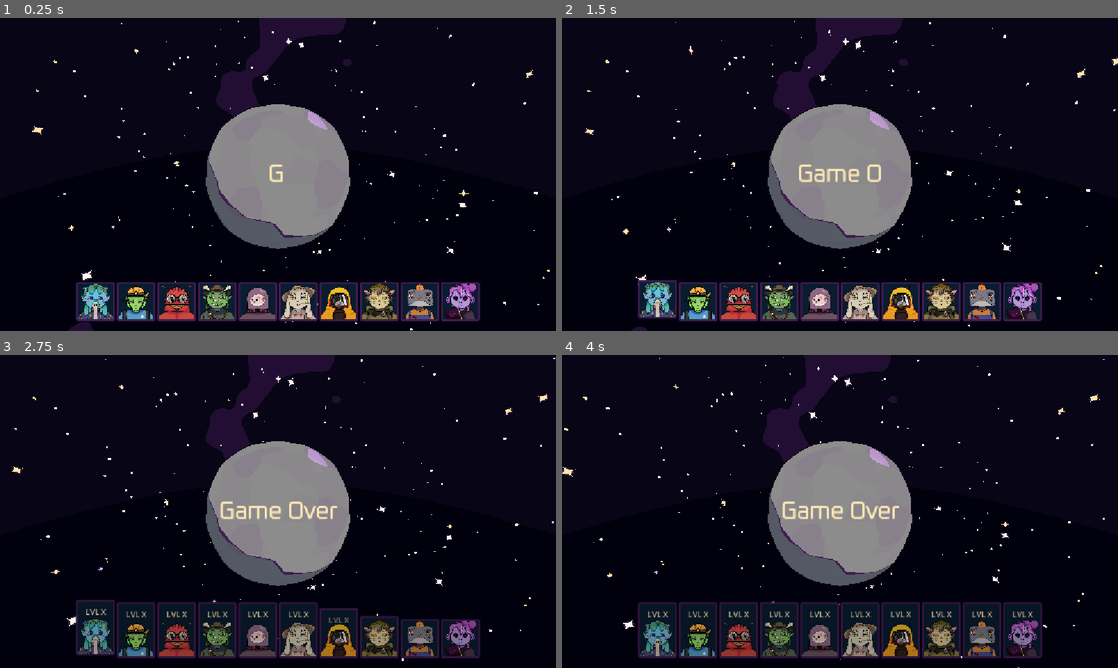
Above: before the commit, frames 1-4 (two rows, left to right).
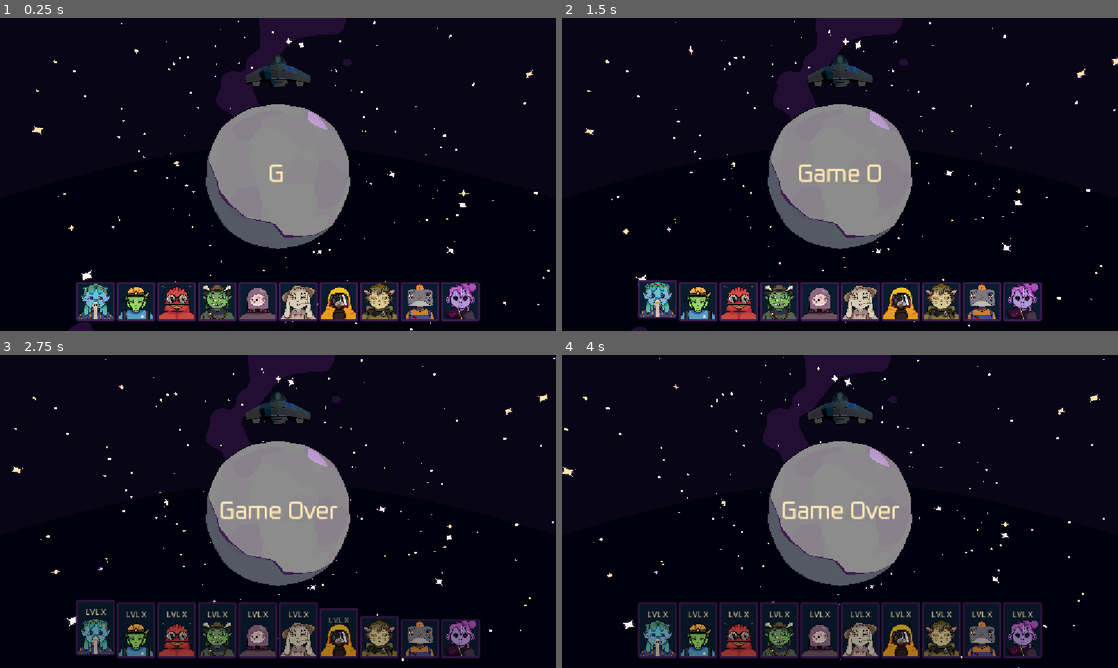
Above: after the commit, the same moments.

Repository: thepunkoff/alienshift
Game: Godot game, scene res://scenes/game.tscn
The game is run twice, just before and just after one commit, with the same random seed, the same clock (stepped at 60 frames per second) and the same inputs.
Inputs (mouse positions are in pixels of both pictures, inside the frame that each line leads up to):
- Up to frame 1 (0.25 s): no input
- Up to frame 2 (1.5 s): click (656, 302) at 0.52 s; click (656, 299) at 1.27 s
- Up to frame 3 (2.75 s): click (94, 636) at 2.02 s
- Up to frame 4 (4 s): move the mouse to (962, 495) at 2.77 s; move the mouse to (728, 527) at 3.52 s

The runs differ from the first frame. In frame 1, 0.6% of the frame differs, in the area x 44-56%, y 11-22%; in frame 2, 0.6%; in frame 3, 0.6%; in frame 4, 0.6%.

Commit message:
hover component + ship textures

Diff:
--- a/models/Material.tres
+++ b/models/Material.tres
@@ -8,3 +8,5 @@
 cull_mode = 2
 albedo_texture = ExtResource("1_1p41v")
 roughness = 0.0
+emission_enabled = true
+emission_texture = ExtResource("1_1p41v")
--- a/models/bomb_clouds_mat.tres
+++ b/models/bomb_clouds_mat.tres
@@ -8,3 +8,5 @@
 cull_mode = 2
 albedo_texture = ExtResource("1_nqrsp")
 roughness = 0.0
+emission_enabled = true
+emission_texture = ExtResource("1_nqrsp")
--- a/models/climate_mat.tres
+++ b/models/climate_mat.tres
@@ -8,3 +8,5 @@
 cull_mode = 2
 albedo_texture = ExtResource("1_0l3ok")
 roughness = 0.0
+emission_enabled = true
+emission_texture = ExtResource("1_0l3ok")
--- a/models/construction_mat.tres
+++ b/models/construction_mat.tres
@@ -7,3 +7,5 @@
 transparency = 4
 cull_mode = 2
 albedo_texture = ExtResource("1_67v3y")
+emission_enabled = true
+emission_texture = ExtResource("1_67v3y")
--- a/models/crystal_mat.tres
+++ b/models/crystal_mat.tres
@@ -8,3 +8,5 @@
 cull_mode = 2
 albedo_texture = ExtResource("1_iu887")
 roughness = 0.5
+emission_enabled = true
+emission_texture = ExtResource("1_iu887")
--- a/models/enrichment_mat.tres
+++ b/models/enrichment_mat.tres
@@ -7,3 +7,5 @@
 transparency = 4
 cull_mode = 2
 albedo_texture = ExtResource("1_lbp2h")
+emission_enabled = true
+emission_texture = ExtResource("1_lbp2h")
--- a/models/live_mat.tres
+++ b/models/live_mat.tres
@@ -8,3 +8,5 @@
 cull_mode = 2
 albedo_texture = ExtResource("1_iuywt")
 roughness = 0.5
+emission_enabled = true
+emission_texture = ExtResource("1_iuywt")
--- a/models/purifying_material.tres
+++ b/models/purifying_material.tres
@@ -8,3 +8,5 @@
 cull_mode = 2
 albedo_texture = ExtResource("1_w0bbk")
 roughness = 0.0
+emission_enabled = true
+emission_texture = ExtResource("1_w0bbk")
--- a/models/pvo_mat.tres
+++ b/models/pvo_mat.tres
@@ -7,3 +7,5 @@
 transparency = 4
 cull_mode = 2
 albedo_texture = ExtResource("1_vhsuc")
+emission_enabled = true
+emission_texture = ExtResource("1_vhsuc")
--- a/models/relief_mat.tres
+++ b/models/relief_mat.tres
@@ -8,3 +8,5 @@
 cull_mode = 2
 albedo_texture = ExtResource("1_8xf6g")
 roughness = 0.5
+emission_enabled = true
+emission_texture = ExtResource("1_8xf6g")
--- a/models/summon_mat.tres
+++ b/models/summon_mat.tres
@@ -7,3 +7,5 @@
 transparency = 4
 cull_mode = 2
 albedo_texture = ExtResource("1_d8r4d")
+emission_enabled = true
+emission_texture = ExtResource("1_d8r4d")
--- a/scenes/game.tscn
+++ b/scenes/game.tscn
@@ -20,6 +20,7 @@
 [ext_resource type="Texture2D" uid="uid://b0fiayaotjtij" path="res://graphics/relief.png" id="18_bhx41"]
 [ext_resource type="FontFile" uid="uid://b5g7e7xq8d4wn" path="res://fonts/Oxanium-VariableFont_wght.ttf" id="19_264po"]
 [ext_resource type="Texture2D" uid="uid://t0lctbvoqgnn" path="res://graphics/summon.png" id="19_qnb83"]
+[ext_resource type="PackedScene" uid="uid://b6yqr867tnihq" path="res://scenes/ships/ship_climate.tscn" id="21_37s47"]
 
 [sub_resource type="ArrayMesh" id="ArrayMesh_gee14"]
 resource_name = "planet_Cube_001"
@@ -285,4 +286,7 @@
 visible_characters = 0
 visible_ratio = 0.0
 
+[node name="ShipClimate" parent="." unique_id=1547168477 instance=ExtResource("21_37s47")]
+transform = Transform3D(1, 0, 0, 0, 1, 0, 0, 0, 1, 0, 5.3250427, 0)
+
 [editable path="planet2"]
--- /dev/null
+++ b/scenes/hover.tscn
@@ -0,0 +1,7 @@
+[gd_scene format=3 uid="uid://cgj4s4dhuihid"]
+
+[ext_resource type="Script" uid="uid://dv8j2rccmrf2q" path="res://scripts/hover.gd" id="1_2fykw"]
+
+[node name="Hover" type="Node" unique_id=1829011034 node_paths=PackedStringArray("target")]
+script = ExtResource("1_2fykw")
+target = NodePath("")
--- a/scenes/ships/ship_summon.tscn
+++ b/scenes/ships/ship_summon.tscn
@@ -82,7 +82,7 @@
 mix_mode = 1
 
 [sub_resource type="AnimationNodeBlendTree" id="AnimationNodeBlendTree_3mar0"]
-graph_offset = Vector2(-756.0979, -60.97249)
+graph_offset = Vector2(-770.6765, -28.83879)
 nodes/Animation/node = SubResource("AnimationNodeAnimation_3njwo")
 nodes/Animation/position = Vector2(-460, 40)
 "nodes/Animation 2/node" = SubResource("AnimationNodeAnimation_1up5q")
--- /dev/null
+++ b/scripts/hover.gd
@@ -0,0 +1,40 @@
+extends Node
+
+
+@export var target: Node3D
+@export var radius: float = 0.3
+@export var max_rotation_weight: float = 0.2
+
+var last_pos: Vector3
+var last_pos_ready: bool = false
+
+func _ready() -> void:
+	while true:
+		var x: float = randf_range(-radius, radius)
+		var y: float = randf_range(-radius, radius)
+		var z: float = randf_range(-radius, radius)
+		var pos = Vector3(x, y, z).normalized() * pow(randf(), 1. / 3.) * radius
+		await _hover_to(pos)
+
+func _hover_to(pos: Vector3):
+	var tween: Tween = create_tween()
+	tween.set_trans(Tween.TRANS_SINE)
+	tween.tween_property(target, "position", pos, 2)
+	await tween.finished
+
+
+func _process(delta: float) -> void:
+	if not last_pos_ready:
+		last_pos = target.position
+		last_pos_ready = true
+		return
+
+	var disp: Vector3 = (target.position - last_pos)
+	var vel: Vector3 = disp / delta
+	vel = Vector3(vel.x, 0, vel.z)
+	var dir: Vector3 = vel.normalized() if vel.length() > 0 else Vector3.BACK
+	var quat: Quaternion = Quaternion(Vector3.UP, dir)
+	var weight = max_rotation_weight * vel.length() / (PI / 2 / radius)
+	quat = Quaternion.IDENTITY.slerp(quat, weight)
+	target.basis = Basis(quat)
+	last_pos = target.position
Not shown, added: scripts/hover.gd.uid
